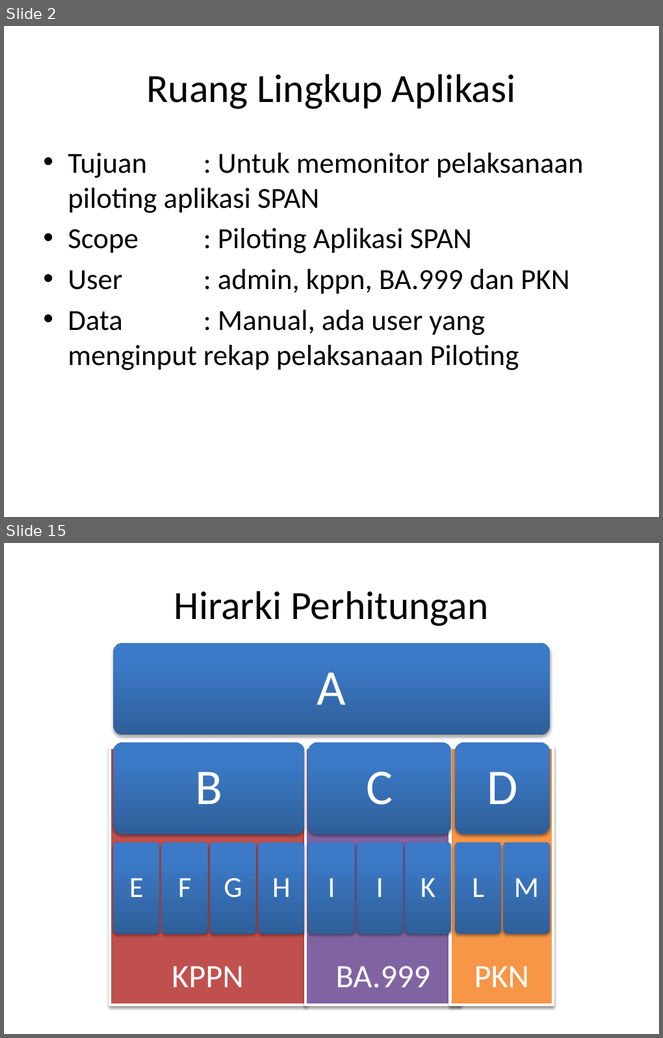
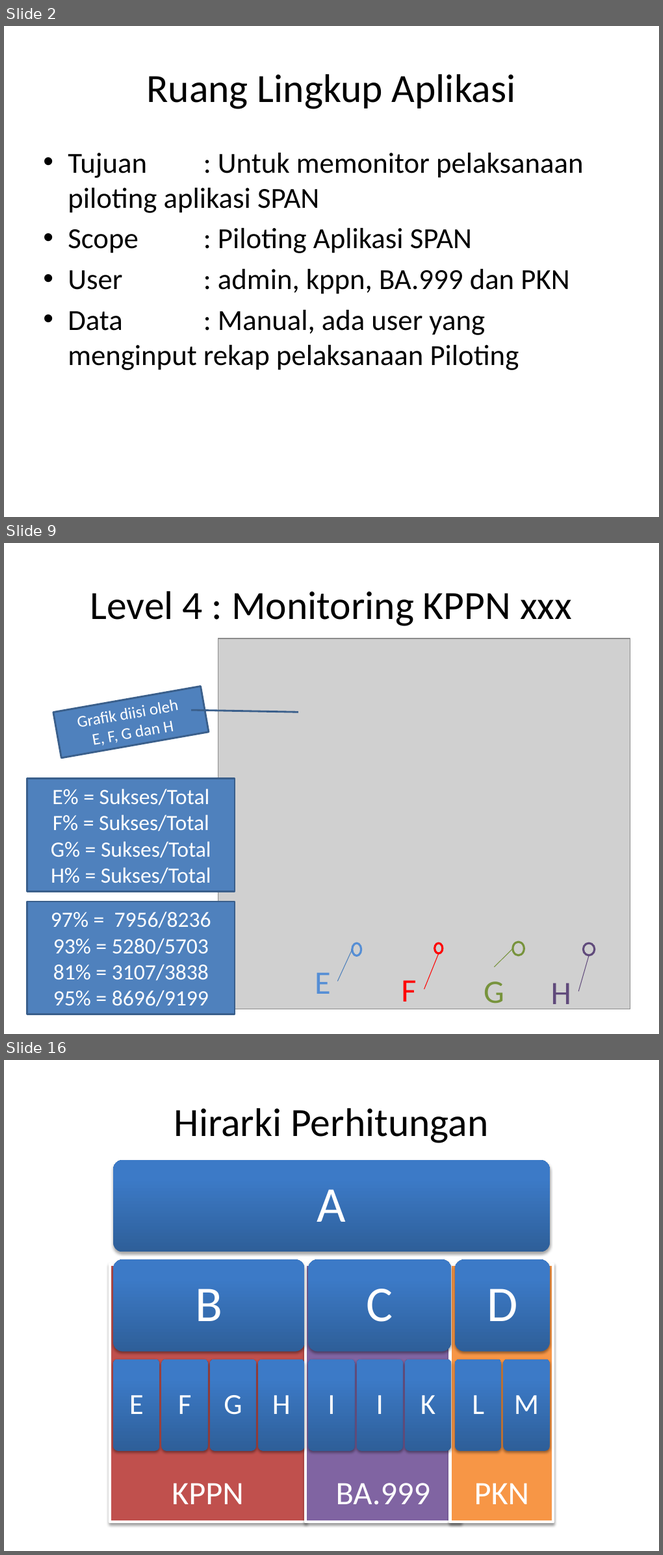
Before and after one commit to ernestina/rollout-span, a slide deck: files/persentasi.pptx. Shown one above the other, each under a label of ours: slides 2 and 15 before the commit, slides 2, 9 and 16 after it; the slides between them are not shown. The pictures are 663x1038 and 663x1555 pixels, drawn with LibreOffice and Linux fonts; fonts in the diff are those of the drawing; grey boxes stand for pictures. Boxes give left, top, right and bottom in pixels: in the first picture for what was removed or moved away, otherwise in the second. Text is boxed around its words. In the diff, an @@ line names an element or a change of style, - is before the commit and + after.

```diff
--- a/files/persentasi.pptx
+++ b/files/persentasi.pptx
@@ slide 9 added at [4,543,659,1034], background #FFFFFF @@
@@ title added at [90,591,572,626], 44 pt, text #000000 @@
+Level 4 : Monitoring KPPN xxx
@@ picture added at [218,639,631,1010] @@
@@ border callout added at [53,686,209,758], fill #4F81BD, outline #3A5F8C 2 pt, 18 pt, text #FFFFFF @@
+Grafik diisi oleh
+E, F, G dan H
@@ rectangle added at [27,779,235,892], fill #4F81BD, outline #3A5F8C 2 pt, 24 pt, text #FFFFFF @@
+E% = Sukses/Total
+F% = Sukses/Total
+G% = Sukses/Total
+H% = Sukses/Total
@@ rectangle added at [27,902,235,1016], fill #4F81BD, outline #3A5F8C 2 pt, 24 pt, text #FFFFFF @@
+97% = 7956/8236
+93% = 5280/5703
+81% = 3107/3838
+95% = 8696/9199
@@ line added from (352, 950) to (337, 981), #4B7EBC 0.75 pt @@
@@ ellipse added at [352,943,361,956], outline #558ED5 2.25 pt @@
@@ ellipse added at [434,943,442,954], outline #FF0000 2.25 pt @@
@@ line added from (513, 949) to (494, 967), #77933C 0.75 pt @@
@@ ellipse added at [513,942,524,956], outline #77933C 2.25 pt @@
@@ ellipse added at [583,943,594,956], outline #604A7B 2.25 pt @@
@@ line added from (439, 954) to (425, 989), #FF0000 0.75 pt @@
@@ line added from (589, 956) to (579, 991), #604A7B 0.75 pt @@
@@ text added at [315,973,331,994], 36 pt, text #558ED5 @@
+E
@@ text added at [401,980,416,1010], 36 pt, text #FF0000 @@
+F
@@ text added at [484,982,504,1010], 36 pt, text #77933C @@
+G
@@ text added at [551,983,571,1012], 36 pt, text #604A7B @@
+H
@@ what was slide 15 is now slide 16 @@
```
Also in this commit, not shown: 10 slides changed, 2 other slides added, 2 slides removed, 2 other files.
